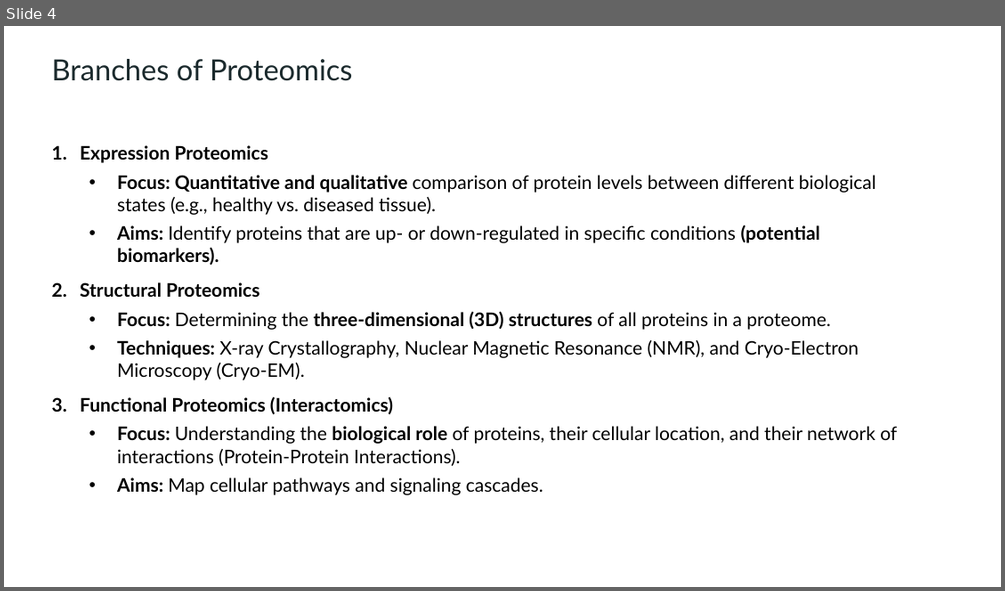
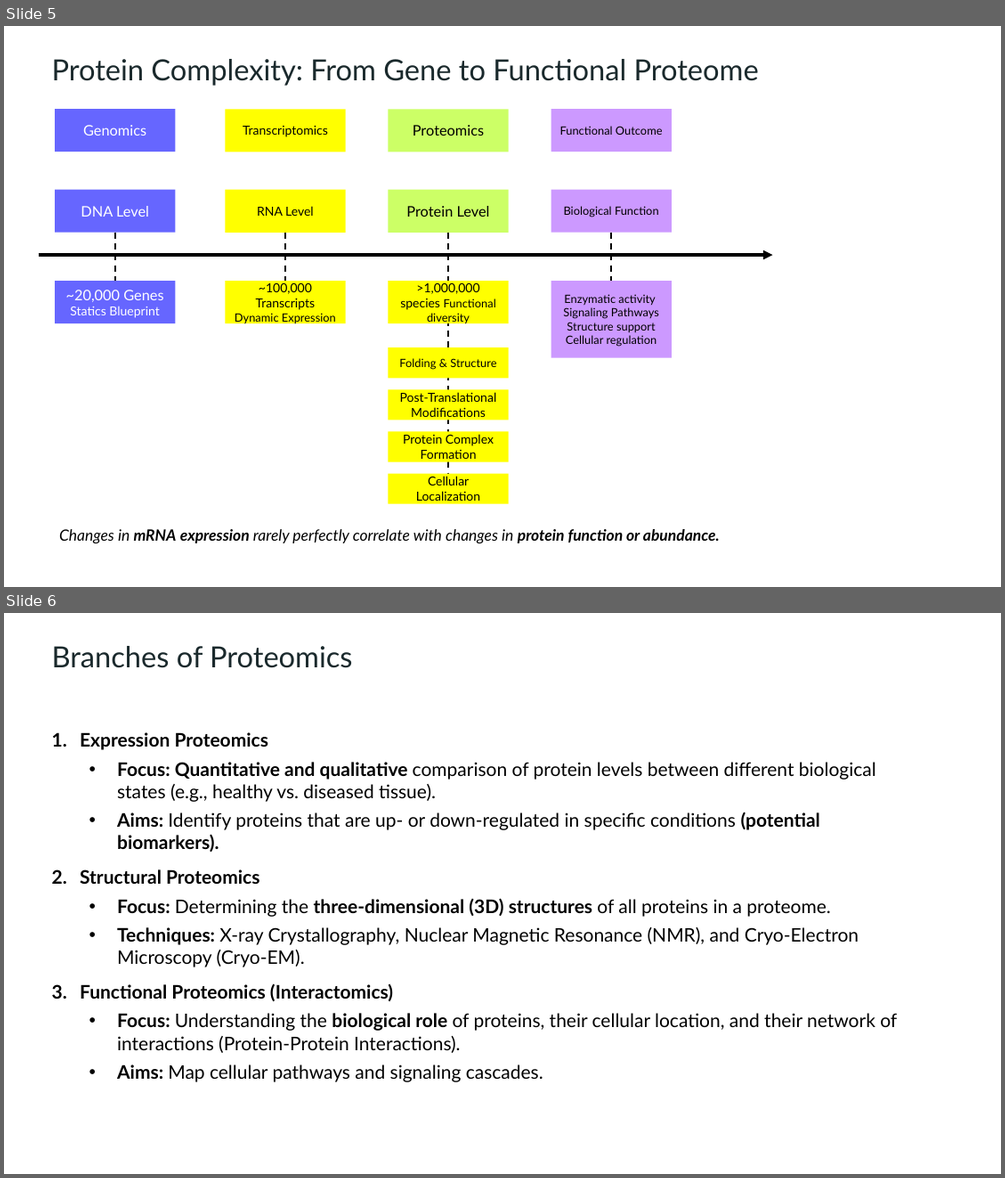
Before and after one commit to lodiag-holocron/r4proteomics, a slide deck: inst/r4proteomics_slides.pptx. Shown one above the other, each under a label of ours: slide 4 before the commit, slides 5 and 6 after it. The pictures are 1005x591 and 1005x1178 pixels, drawn with LibreOffice and Linux fonts; fonts in the diff are those of the drawing. Boxes give left, top, right and bottom in pixels: in the first picture for what was removed or moved away, otherwise in the second. Text is boxed around its words. In the diff, an @@ line names an element or a change of style, - is before the commit and + after.

```diff
--- a/inst/r4proteomics_slides.pptx
+++ b/inst/r4proteomics_slides.pptx
@@ slide 5 added at [4, 26, 1001, 587], background #FFFFFF @@
@@ text added at [52, 59, 759, 86], 28 pt, text #1A292C @@
+Protein Complexity: From Gene to Functional Proteome
@@ rectangle added at [55, 109, 175, 151], fill #6666FF, 14 pt, text #FFFFFF @@
+Genomics
@@ rectangle added at [226, 109, 346, 151], fill #FFFF00, 12 pt, text #000000 @@
+Transcriptomics
@@ rectangle added at [388, 109, 509, 151], fill #CCFF66, 14 pt, text #000000 @@
+Proteomics
@@ rectangle added at [551, 109, 672, 151], fill #CC99FF, 11 pt, text #000000 @@
+Functional Outcome
@@ rectangle added at [55, 190, 175, 232], fill #6666FF, 14 pt, text #FFFFFF @@
+DNA Level
@@ rectangle added at [226, 190, 346, 232], fill #FFFF00, 12 pt, text #000000 @@
+RNA Level
@@ rectangle added at [388, 190, 509, 232], fill #CCFF66, 14 pt, text #000000 @@
+Protein Level
@@ rectangle added at [551, 190, 672, 232], fill #CC99FF, 11 pt, text #000000 @@
+Biological Function
@@ line added from (115, 232) to (115, 281), #000000 1.5 pt dashed @@
@@ line added from (285, 232) to (285, 281), #000000 1.5 pt dashed @@
@@ line added from (448, 232) to (448, 473), #000000 1.5 pt dashed @@
@@ line added from (611, 232) to (611, 281), #000000 1.5 pt dashed @@
@@ arrow added from (39, 255) to (773, 255), #000000 3 pt @@
@@ rectangle added at [55, 281, 175, 323], fill #6666FF, 12 pt, text #FFFFFF @@
+~20,000 Genes Statics Blueprint
@@ rectangle added at [226, 281, 346, 323], fill #FFFF00, 12 pt, text #000000 @@
+~100,000 Transcripts Dynamic Expression
@@ rectangle added at [388, 281, 509, 323], fill #FFFF00, 11 pt, text #000000 @@
+>1,000,000 species Functional diversity
@@ rectangle added at [551, 281, 672, 358], fill #CC99FF, 11 pt, text #000000 @@
+Enzymatic activity
+Signaling Pathways
+Structure support
+Cellular regulation
@@ rectangle added at [388, 347, 509, 378], fill #FFFF00, 11 pt, text #000000 @@
+Folding & Structure
@@ rectangle added at [388, 389, 509, 420], fill #FFFF00, 12 pt, text #000000 @@
+Post-Translational Modifications
@@ rectangle added at [388, 431, 509, 462], fill #FFFF00, 12 pt, text #000000 @@
+Protein Complex Formation
@@ rectangle added at [388, 473, 509, 504], fill #FFFF00, 12 pt, text #000000 @@
+Cellular Localization
@@ text added at [59, 529, 720, 543], 15 pt, text #000000, italic @@
+  Changes in mRNA expression rarely perfectly correlate with changes in protein function or abundance.
@@ what was slide 4 is now slide 6 @@
```
Also in this commit, not shown: 1 slide changed, 1 other slide added.
